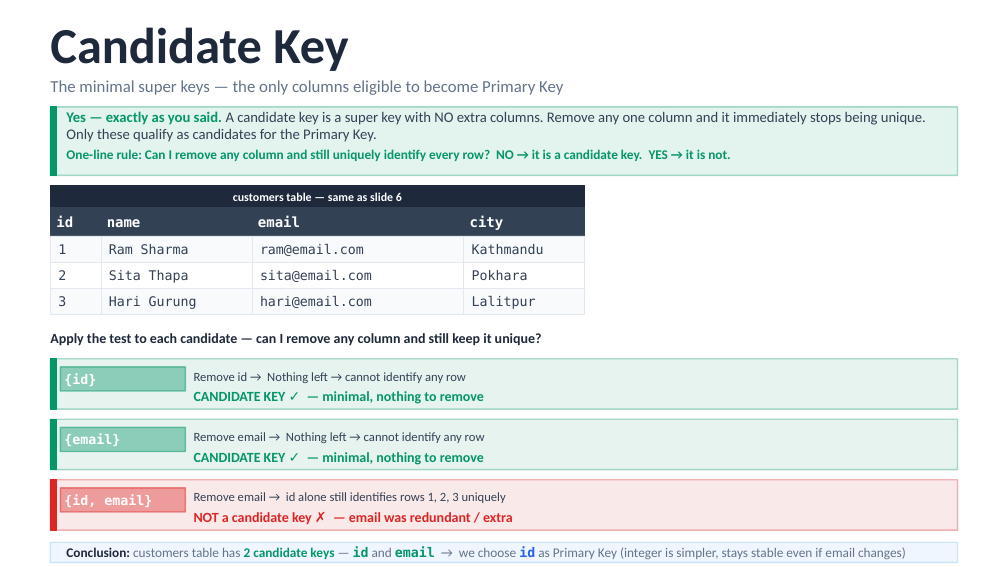
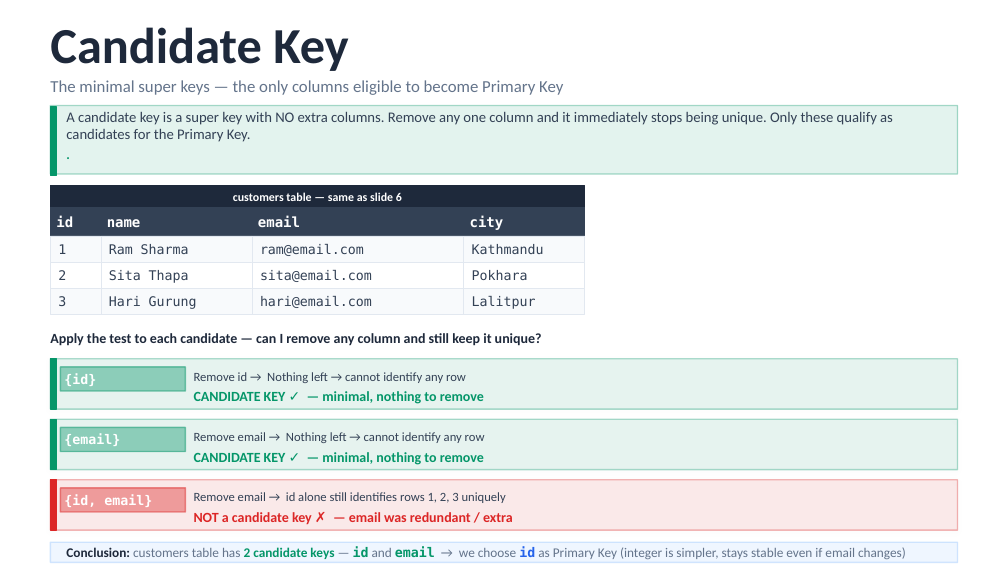
Before and after one commit to sauhar/Business-Data-Analytics, a slide deck: slide 15 of Slides/3_SQL_Fundamentals_Database_Concepts.pptx. Drawn at 1008x567 pixels with LibreOffice and Linux fonts; fonts in the diff are those of the drawing. Boxes give left, top, right and bottom in pixels: in the first picture for what was removed or moved away, otherwise in the second. Text is boxed around its words. In the diff, an @@ line names an element or a change of style, - is before the commit and + after.

```diff
--- a/Slides/3_SQL_Fundamentals_Database_Concepts.pptx
+++ b/Slides/3_SQL_Fundamentals_Database_Concepts.pptx
@@ text at box(66, 112, 893, 142): text changed @@
-Yes — exactly as you said. A candidate key is a super key with NO extra columns. Remove any one column and it immediately stops being unique. Only these qualify as candidates for the Primary Key.
+A candidate key is a super key with NO extra columns. Remove any one column and it immediately stops being unique. Only these qualify as candidates for the Primary Key.
@@ text at box(66, 149, 730, 161): text changed @@
-One-line rule: Can I remove any column and still uniquely identify every row? NO → it is a candidate key. YES → it is not.
+.
```
Also in this commit, not shown: 5 other slides changed, 7 other files.
